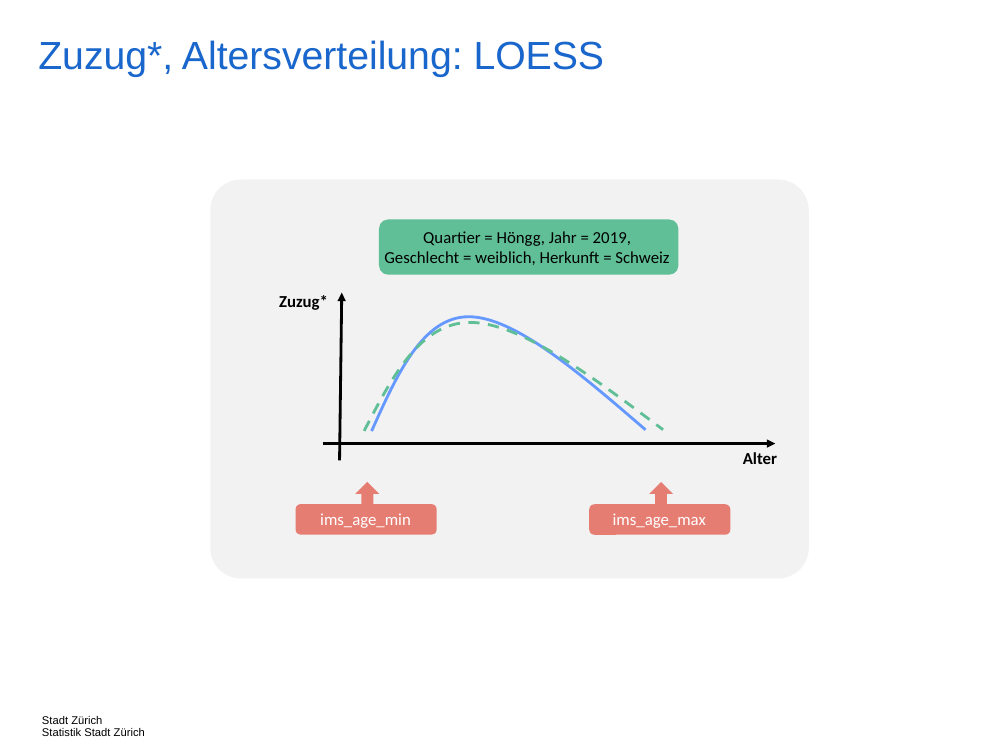
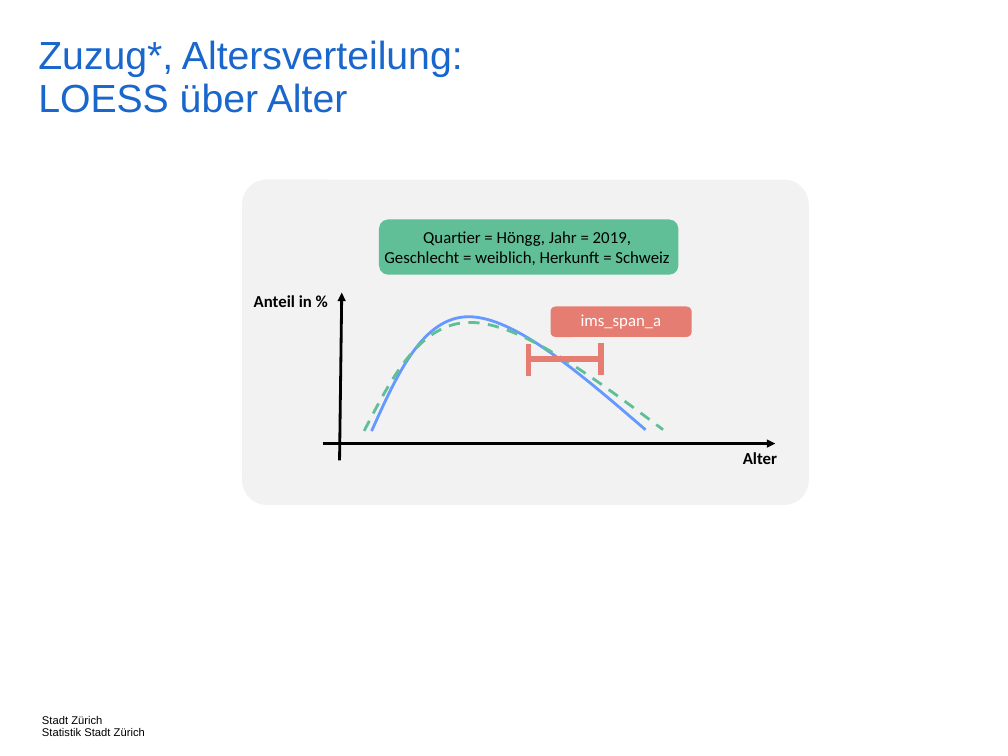
Before and after one commit to StatistikStadtZuerich/BevSzen, a slide deck: slide 32 of 2020phase2/5_Documentation/Concepts.pptx. Drawn at 1008x756 pixels with LibreOffice and Linux fonts; fonts in the diff are those of the drawing. Boxes give left, top, right and bottom in pixels: in the first picture for what was removed or moved away, otherwise in the second. Text is boxed around its words. In the diff, an @@ line names an element or a change of style, - is before the commit and + after.

```diff
--- a/2020phase2/5_Documentation/Concepts.pptx
+++ b/2020phase2/5_Documentation/Concepts.pptx
@@ title at box(38, 40, 463, 113): text changed @@
-Zuzug*, Altersverteilung: LOESS
+Zuzug*, Altersverteilung:
+LOESS über Alter
@@ rounded rectangle: place and size @@
-rounded rectangle at box(211, 179, 809, 579)
+rounded rectangle at box(242, 179, 808, 505)
@@ text at box(254, 295, 312, 307): text changed @@
-Zuzug*
+Anteil in %
@@ rounded rectangle: place and size @@
-rounded rectangle at box(590, 504, 731, 534)
+rounded rectangle at box(550, 306, 691, 337)
@@ text added at box(581, 314, 662, 329), 12 pt, text #FFFFFF @@
+ims_span_a
@@ line added from (528, 345) to (528, 376), #E67D73 4 pt @@
@@ line added from (529, 359) to (601, 359), #E67D73 4 pt @@
@@ line added from (601, 344) to (601, 375), #E67D73 4 pt @@
@@ rounded rectangle removed at box(295, 504, 436, 534) @@
@@ down arrow removed at box(356, 482, 380, 510) @@
@@ down arrow removed at box(649, 482, 673, 510) @@
@@ text removed at box(320, 513, 411, 528) @@
-ims_age_min
@@ text removed at box(613, 513, 706, 528) @@
-ims_age_max
```
Also in this commit, not shown: 12 other slides changed, 4 other files.
